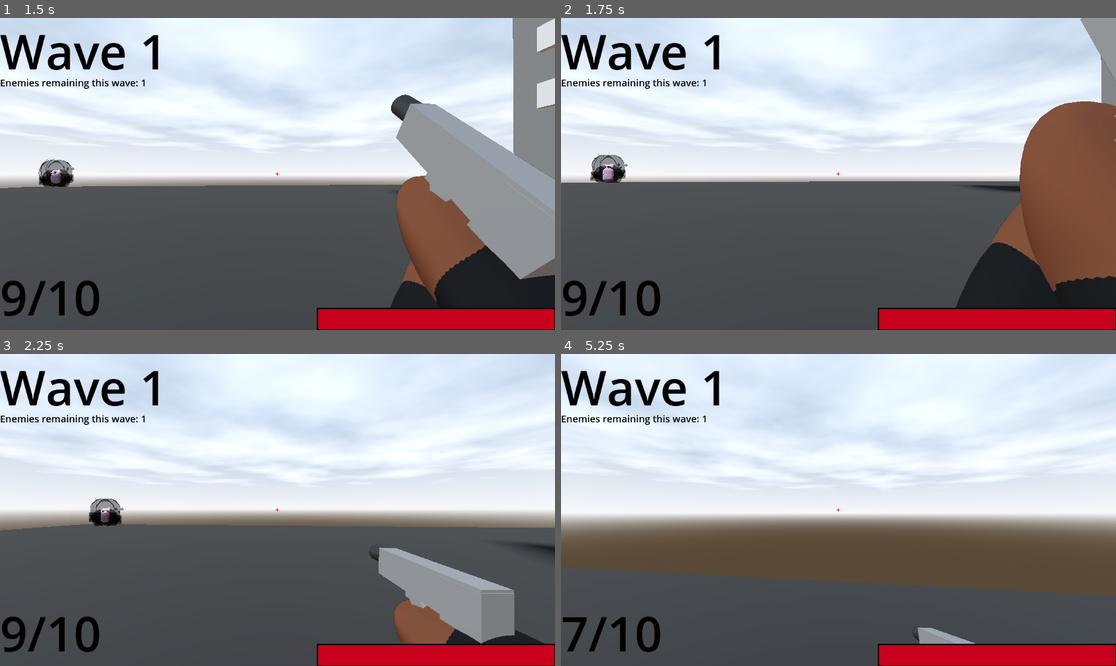
Above: before the commit, frames 1-4 (two rows, left to right).
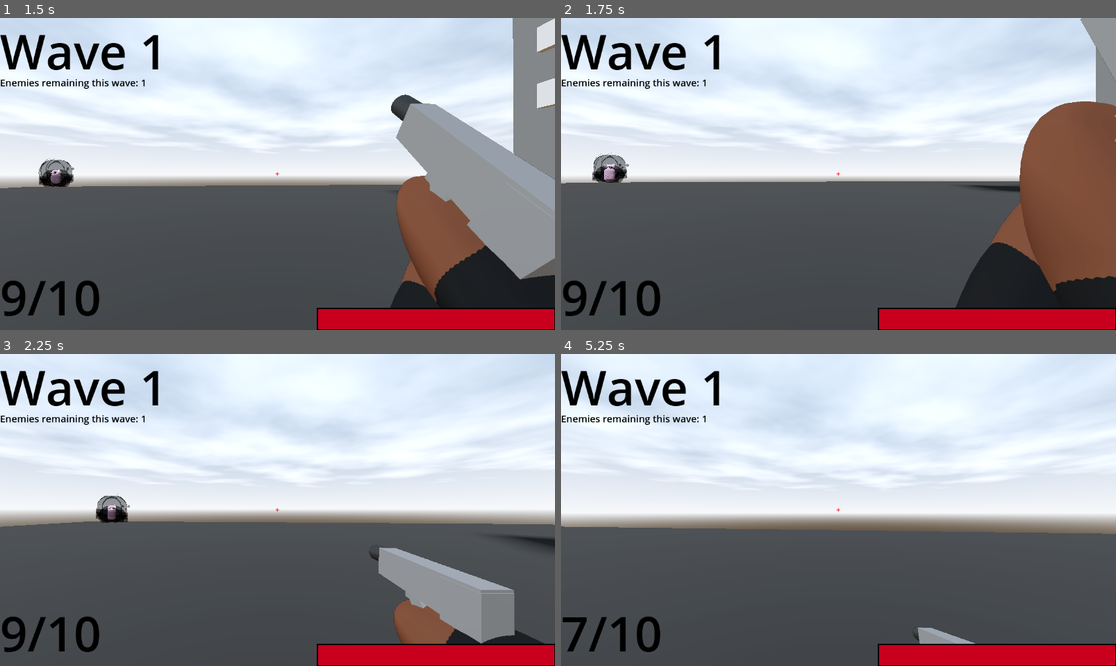
Above: after the commit, the same moments.

Repository: DylanFrenzy/The-Trials-and-Tribulations-of-Tim-Cheese
Game: Godot game, scene res://scenes/hud/start_screen.tscn
The game is run twice, just before and just after one commit, with the same random seed, the same clock (stepped at 60 frames per second) and the same inputs. Sound files missing from this copy of the repository are replaced by a short silence.
Inputs (mouse positions are in pixels of both pictures, inside the frame that each line leads up to):
- Up to frame 1 (1.5 s): click "Start" at 0.5 s; move the mouse to (305, 174) at 1.27 s; press the mouse at (305, 174) at 1.28 s; hold W (move_forward) from 1.28 s (still down)
- Up to frame 2 (1.75 s): keep holding W (move_forward); tap Space (jump) at 1.52, 1.55 s
- Up to frame 3 (2.25 s): keep holding W (move_forward); tap Space (jump) at 1.82, 2.1 s; move the mouse to (249, 510) at 2.02 s; release the mouse at (249, 510) at 2.03 s
- Up to frame 4 (5.25 s): keep holding W (move_forward); tap Space (jump) at 2.27, 2.57, 3.05, 3.77, 4.07, 4.52, 4.55, 4.82 s; click (810, 510) at 2.3 s; move the mouse to (849, 503) at 2.77 s; hold Mouse wheel up (change_weapon_scroll) 2.78-3.53 s; move the mouse to (832, 516) at 3.52 s; tap 1 (pistol_switch) at 3.6 s; click (832, 516) at 3.8 s; move the mouse to (877, 513) at 4.27 s; press the mouse at (877, 513) at 4.28 s; tap R (reload) at 4.9 s; move the mouse to (794, 506) at 5.02 s; release the mouse at (794, 506) at 5.03 s; tap 2 (sniper_switch) at 5.1 s

Frame 1 is identical in both runs. In frame 2, 0.4% of the frame differs, in the area x 0-98%, y 9-54%; in frame 3, 1.6%; in frame 4, 13%, in the area x 0-100%, y 55-78%.

Commit message:
john hit/death sounds

Diff:
--- a/3d-project/assets/John_Pork.tscn
+++ b/3d-project/assets/John_Pork.tscn
@@ -416,6 +416,14 @@
 
 [node name="porkie_particle" parent="." instance=ExtResource("4_d35v5")]
 
+[node name="HitSound1" type="AudioStreamPlayer3D" parent="."]
+
+[node name="HitSound2" type="AudioStreamPlayer3D" parent="."]
+
+[node name="HitSound3" type="AudioStreamPlayer3D" parent="."]
+
+[node name="DeathSound" type="AudioStreamPlayer3D" parent="."]
+
 [connection signal="body_entered" from="Area3D" to="." method="_on_area_3d_body_entered"]
 [connection signal="target_reached" from="NavigationAgent3D" to="." method="_on_player_reached"]
 [connection signal="velocity_computed" from="NavigationAgent3D" to="." method="_on_navigation_agent_3d_velocity_computed"]
--- a/3d-project/scripts/JohnPork.gd
+++ b/3d-project/scripts/JohnPork.gd
@@ -12,8 +12,8 @@
 @onready var ani_player = $AnimationPlayer;
 @onready var mesh = $MeshInstance3D
 @onready var porkie_particles = $porkie_particle/GPUParticles3D;
-#@onready var hit_sounds = [$..., $..., $...]
-#@onready var death_sound = $...
+@onready var hit_sounds = [$HitSound1, $HitSound2, $HitSound3]
+@onready var death_sound = $DeathSound
 
 func _physics_process(delta):
 	var current_location = global_transform.origin;
@@ -29,7 +29,6 @@
 	var target_velocity = (next_location - current_location).normalized() * speed
 	nav_agent.set_velocity(target_velocity)
 
-
 func take_damage(damage, from_sniper = false):
 	health -= damage;
 	if from_sniper:
@@ -40,7 +39,7 @@
 		die();
 	else:
 		var random_hit_sound = randi_range(0, 2)
-		#hit_sounds[random_hit_sound].play()
+		hit_sounds[random_hit_sound].play()
 		var material = mesh.get_surface_override_material(0).duplicate()
 		mesh.set_surface_override_material(0, material)
 		var og_color = material.albedo_color
@@ -49,7 +48,7 @@
 		material.albedo_color = og_color
 
 func die():
-	#death_sound.play()
+	death_sound.play()
 	porkie_particles.restart()
 	porkie_particles.emitting = true
 
--- a/3d-project/scripts/character_body_3d.gd
+++ b/3d-project/scripts/character_body_3d.gd
@@ -3,8 +3,8 @@
 signal player_death
 
 @export var mouse_sensitivity := 0.1
-@export var move_speed := 7.0
-@export var jump_velocity := 6
+@export var move_speed := 6.0
+@export var jump_velocity := 5
 @export var health = 200
 @export var auto_jump = true;
 
